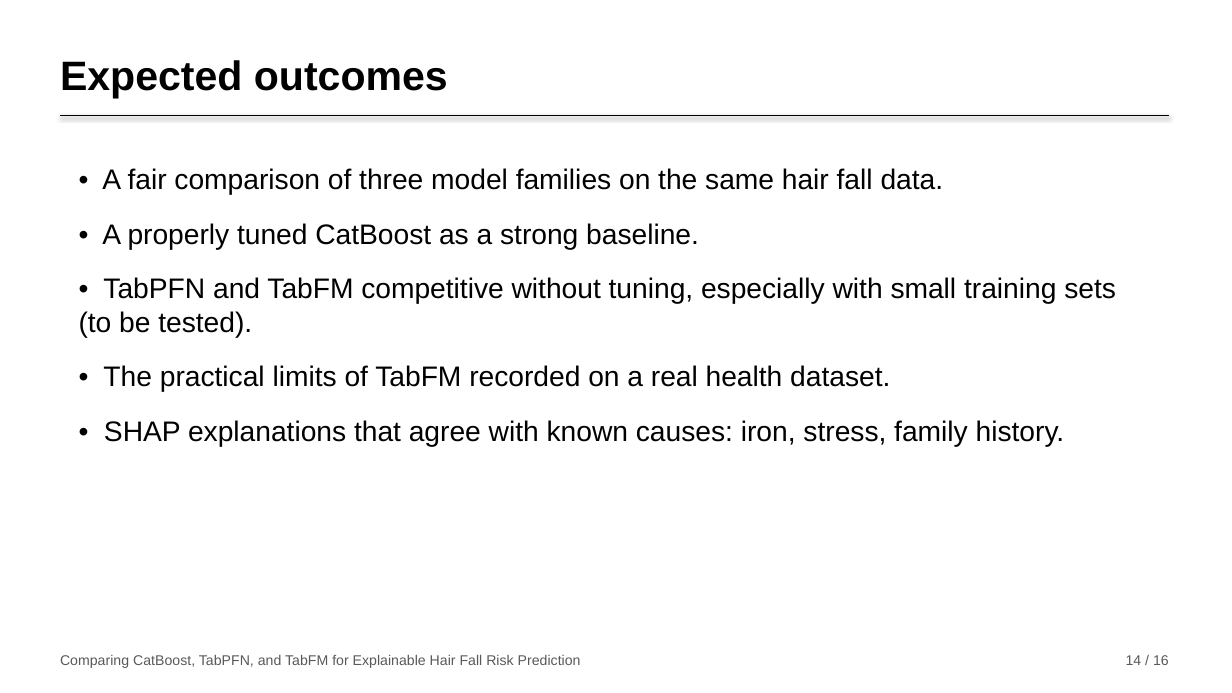
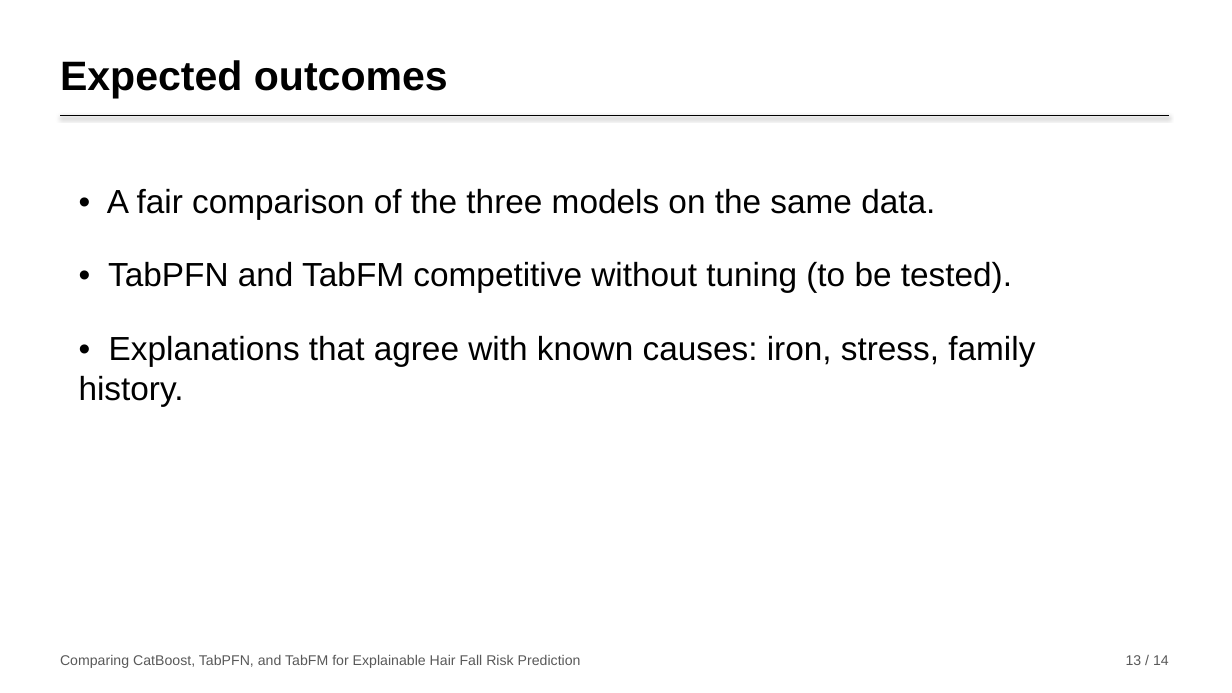
Before and after one commit to nirajanS1211/Hairfall-Thesis, a slide deck: slide 13 of Thesis_Final/Presentation/Hairfall_Presentation.pptx (slide 14 before the commit). Drawn at 1232x693 pixels with LibreOffice and Linux fonts; fonts in the diff are those of the drawing. Boxes give left, top, right and bottom in pixels: in the first picture for what was removed or moved away, otherwise in the second. Text is boxed around its words. In the diff, an @@ line names an element or a change of style, - is before the commit and + after.

```diff
--- a/Thesis_Final/Presentation/Hairfall_Presentation.pptx
+++ b/Thesis_Final/Presentation/Hairfall_Presentation.pptx
@@ text at bbox=[79, 188, 1035, 406]: text changed; size 22 to 26 pt @@
-• A fair comparison of three model families on the same hair fall data.
-• A properly tuned CatBoost as a strong baseline.
-• TabPFN and TabFM competitive without tuning, especially with small training sets (to be tested).
-• The practical limits of TabFM recorded on a real health dataset.
-• SHAP explanations that agree with known causes: iron, stress, family history.
+• A fair comparison of the three models on the same data.
+• TabPFN and TabFM competitive without tuning (to be tested).
+• Explanations that agree with known causes: iron, stress, family history.
@@ text at bbox=[1126, 655, 1169, 665]: text changed @@
-14 / 16
+13 / 14
```
Also in this commit, not shown: 12 other slides changed, 2 slides removed, 2 other files.
